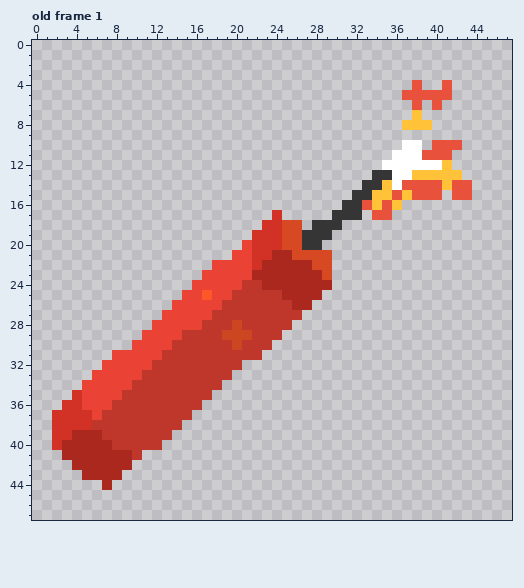
Edited in one commit: animated GIF sprite (site/img/mcc/cos/accessories/DynamiteStick.gif). Above is the file before it was changed.
The file is 48x48 pixels. Shown: old frame 1. The commit also changed other frames, which this record leaves out.
And afterwards:
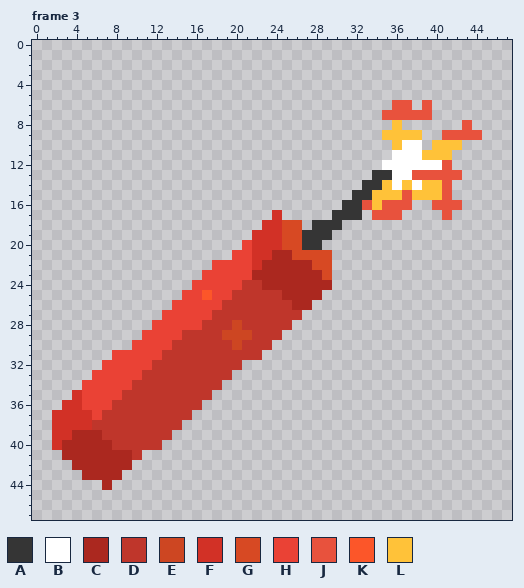
Palette (. is transparent): A #353535  B #ffffff  C #ab281f  D #bf362b  E #cd4622  F #d23126  G #d74923  H #ea4235  J #e8523d  K #fc5629  L #ffc239
A new or re-ordered frame is compared with the old frame closest to it.
Edits made:
{"change": "frames 1 -> 4"}
{"where": "frame 3 is new; against old frame 1"}
{"frame":3,"y":4,"x":38,"old":"J","new":"."}
{"frame":3,"y":4,"x":41,"old":"J","new":"."}
{"frame":3,"y":5,"x":37,"old":"JJJJJ","new":"....."}
{"frame":3,"y":6,"x":36,"old":"..J.J","new":"JJ.J."}
{"frame":3,"y":7,"x":35,"old":"...L.","new":"JJJJJ"}
{"frame":3,"y":8,"x":36,"old":".LLL","new":"L..."}
{"frame":3,"y":8,"x":43,"old":".","new":"J"}
{"frame":3,"y":9,"x":35,"old":"....","new":"LLLL"}
{"frame":3,"y":9,"x":41,"old":"....","new":"JJJJ"}
{"frame":3,"y":10,"x":36,"old":".","new":"L"}
{"frame":3,"y":10,"x":40,"old":"JJJ","new":"LLL"}
{"frame":3,"y":11,"x":39,"old":"JJJ","new":"LLL"}
{"frame":3,"y":12,"x":41,"old":"L","new":"J"}
{"frame":3,"y":13,"x":38,"old":"LLLLL","new":"JJJJJ"}
{"frame":3,"y":14,"x":37,"old":"JJJJLJJ","new":"LBLLJ.."}
{"frame":3,"y":15,"x":36,"old":"JLJJJ.JJ","new":"LJLLLJ.."}
{"frame":3,"y":16,"x":36,"old":"L.","new":"JJ"}
{"frame":3,"y":16,"x":40,"old":"...","new":"JJJ"}
{"frame":3,"y":17,"x":36,"old":".","new":"J"}
{"frame":3,"y":17,"x":41,"old":".","new":"J"}
